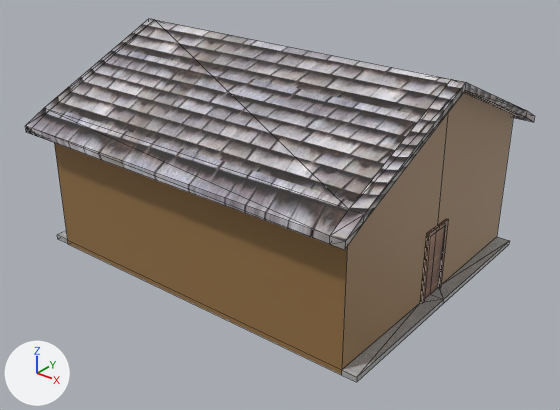
An edit to the FBX model Another bad PS1 Horror Game/Assets/Models/Houses/House1.fbx, drawn before and after from the same camera.
One viewpoint serves both versions: a 50 mm camera at (13.41, -16.91, 11.78) aimed at (0.37, -0.61, 1.67). Arrows for +X, +Y and +Z are at lower left; the lights stay in place. Mesh edges are drawn as thin lines. Where no turn or scale is listed for an object, it has been applied to the vertices.

Script lines for the objects in view, before the commit:
```python
me_cube_002 = bpy.data.meshes.new('Cube.002')
me_cube_002.from_pydata(...)  # 84 vertices, 117 faces; spans x -5.73..5.64, y -4.99..4.95, z -2.11..4.17
# faces by material slot: [18, 71, 10, 18]
me_cube_002.materials.append(mat_material_001)  # brown #957246
me_cube_002.materials.append(mat_material_002)  # picture img_roof_jpeg
me_cube_002.materials.append(mat_material_003)  # picture img_door_jpeg
me_cube_002.materials.append(mat_material_004)  # picture img_concrete_jpeg
ob_cube = bpy.data.objects.new('Cube', me_cube_002)
ob_cube.location = (0.0, 0.0, 2.12)
```
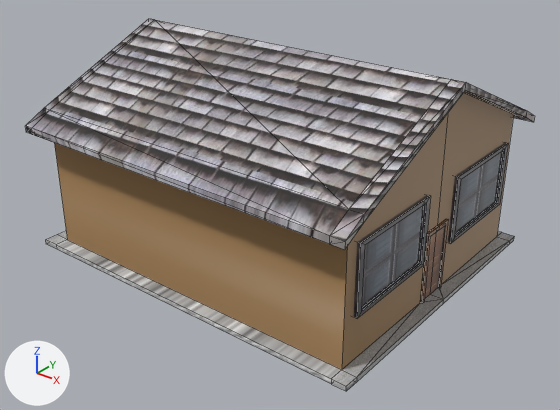
Boxes [x1, y1, x2, y2] around the edits, measured in the pictures (560 x 410 px):
```json
{"object": "Cube", "change": "reshaped", "before": [25, 19, 534, 382], "after": [25, 19, 534, 391]}
{"object": "Cube.001", "change": "added", "after": [354, 195, 431, 318]}
{"object": "Cube.002", "change": "added", "after": [448, 142, 508, 243]}
{"part": 1, "of": "me_cube_002", "change": "built on", "before": [57, 235, 357, 382], "after": [46, 235, 357, 391]}
{"part": 2, "of": "me_cube_002", "change": "built on", "after": [497, 231, 514, 244]}
```

The change, as JSON lines over the scene's bpy script:
```json
{"op": "add", "block": "img_window_jpeg", "code": ["img_window_jpeg = load_image('Window.jpeg', '_unpacked/Window.jpeg', 526, 640, 'sRGB')"]}
{"op": "add", "block": "mat_material_006", "code": ["mat_material_006 = principled_material('Material.006')", "mat_material_006.texture = img_window_jpeg"]}
{"op": "add", "block": "mat_material_005", "code": ["mat_material_005 = principled_material('Material.005')", "mat_material_005.texture = img_window_jpeg"]}
{"block": "me_cube_002", "where": "# used by ob_cube; location = (0.0, 0.0, 2.12)"}
{"op": "remove", "block": "me_cube_002", "code": "me_cube_002.from_pydata(...)  # 84 vertices, 117 faces; spans x -5.73..5.64, y -4.99..4.95, z -2.11..4.17"}
{"op": "add", "block": "me_cube_002", "code": "me_cube_002.from_pydata(...)  # 100 vertices, 133 faces; spans x -5.73..5.64, y -4.99..4.95, z -2.11..4.17"}
{"block": "me_cube_002", "change": "me_cube_002 part 1"}
{"block": "me_cube_002", "change": "3 faces are deleted"}
{"block": "me_cube_002", "change": "8 new vertices lie (0.0, -0.43, 0.0) away from vertices in x -5.73..5.64, y -4.3, z -2.11..-1.95"}
{"block": "me_cube_002", "change": "8 new faces join them, mat_material_004 (picture img_concrete_jpeg)"}
{"block": "me_cube_002", "change": "3 new faces join them, mat_material_001 (brown #957246)"}
{"block": "me_cube_002", "change": "me_cube_002 part 2"}
{"block": "me_cube_002", "change": "3 faces are deleted"}
{"block": "me_cube_002", "change": "8 new vertices lie (0.0, 0.38, 0.0) away from vertices in x -5.73..5.64, y 4.3, z -2.11..-1.95"}
{"block": "me_cube_002", "change": "8 new faces join them, mat_material_004 (picture img_concrete_jpeg)"}
{"block": "me_cube_002", "change": "3 new faces join them, mat_material_001 (brown #957246)"}
{"op": "add", "block": "me_cube_003", "code": ["me_cube_003 = bpy.data.meshes.new('Cube.003')", "me_cube_003.from_pydata(...)  # 20 vertices, 18 faces; spans x -0.09..0.09, y -1.59..1.59, z -1.0..1.0", "me_cube_003.materials.append(mat_material_006)  # picture img_window_jpeg"]}
{"op": "add", "block": "me_cube", "code": ["me_cube = bpy.data.meshes.new('Cube')", "me_cube.from_pydata(...)  # 20 vertices, 18 faces; spans x -0.09..0.09, y -1.59..1.59, z -1.0..1.0", "me_cube.materials.append(mat_material_005)  # picture img_window_jpeg"]}
{"op": "add", "block": "ob_cube_002", "code": ["ob_cube_002 = bpy.data.objects.new('Cube.002', me_cube_003)", "ob_cube_002.location = (5.23, 2.35, 2.46)"]}
{"op": "add", "block": "ob_cube_001", "code": ["ob_cube_001 = bpy.data.objects.new('Cube.001', me_cube)", "ob_cube_001.location = (5.23, -2.32, 2.46)"]}
```
